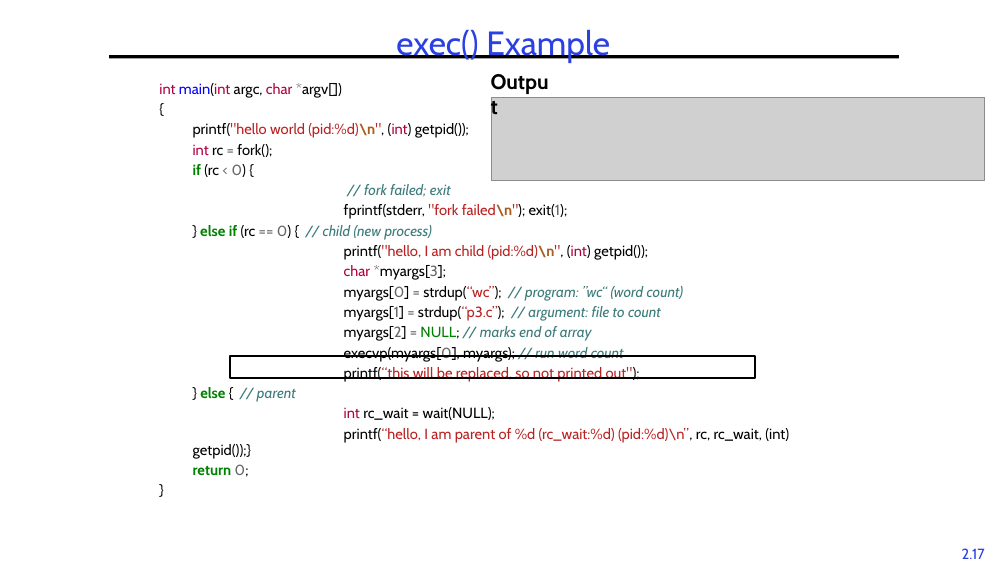
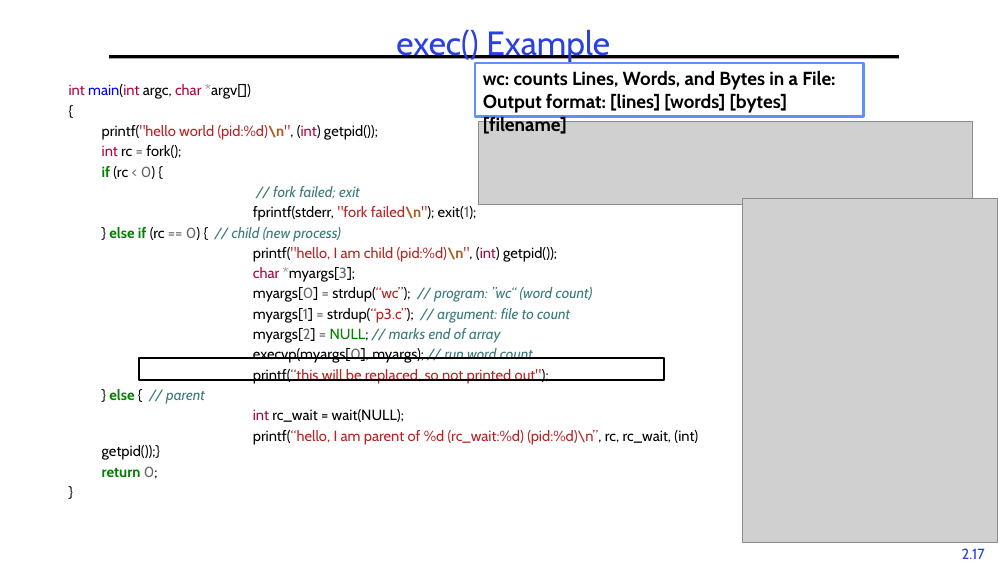
Before and after one commit to guhofstra/CSC256Fa25, a slide deck: slide 17 of PPTs/2-Processes.pptx. Drawn at 1008x567 pixels with LibreOffice and Linux fonts; fonts in the diff are those of the drawing; grey boxes stand for pictures. Boxes give left, top, right and bottom in pixels: in the first picture for what was removed or moved away, otherwise in the second. Text is boxed around its words. In the diff, an @@ line names an element or a change of style, - is before the commit and + after.

```diff
--- a/PPTs/2-Processes.pptx
+++ b/PPTs/2-Processes.pptx
@@ text "int main(int argc, char *argv[])": place and size @@
-text "int main(int argc, char *argv[])" at box(159, 83, 789, 477)
+text "int main(int argc, char *argv[])" at box(69, 84, 698, 479)
@@ rectangle added at box(476, 63, 864, 116), fill #FFFFFF, outline #618FFD 2 pt, 18 pt, text #000000, bold @@
+wc: counts Lines, Words, and Bytes in a File:
+Output format: [lines] [words] [bytes] [filename]
@@ text removed at box(483, 64, 560, 98) @@
-Output
@@ picture: place and size @@
-picture at box(492, 98, 985, 181)
+picture at box(479, 121, 972, 204)
@@ picture added at box(743, 198, 997, 542) @@
@@ rectangle: place and size @@
-rectangle at box(230, 356, 755, 378)
+rectangle at box(139, 358, 665, 380)
```
Also in this commit, not shown: 5 other slides changed, 3 other files.
